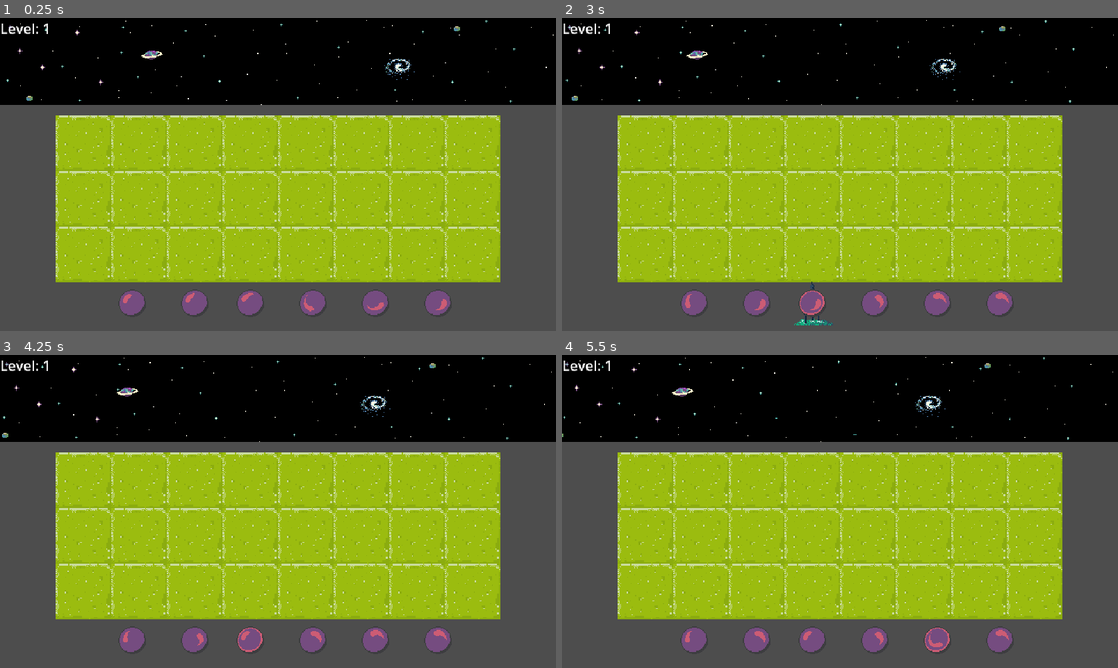
Above: before the commit, frames 1-4 (two rows, left to right).
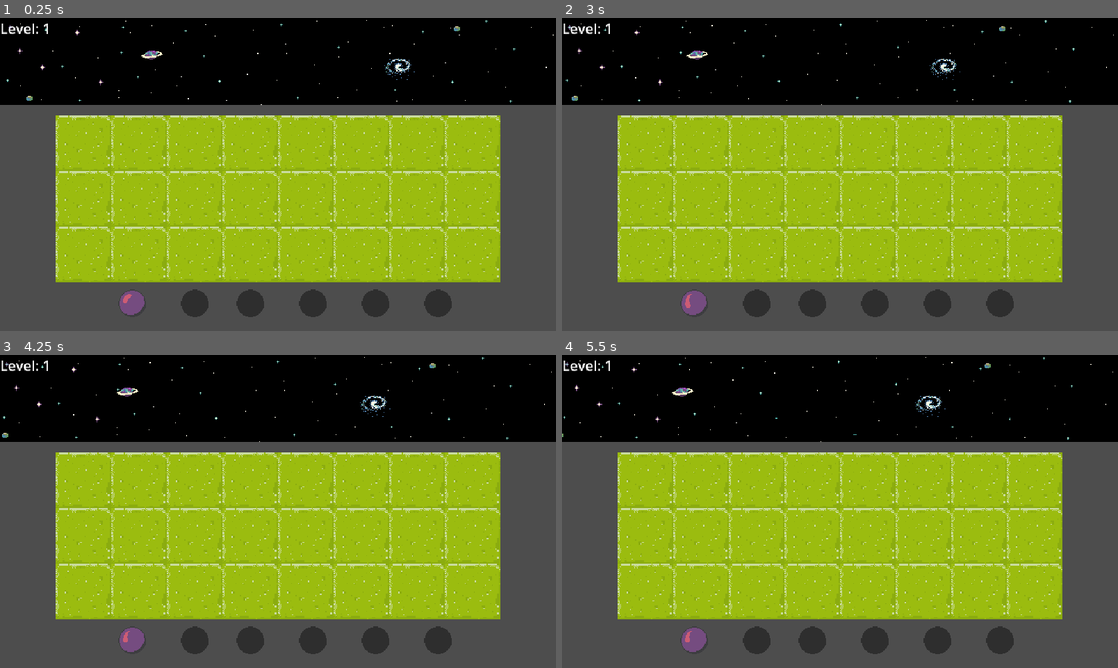
Above: after the commit, the same moments.

Repository: schnuet/ld-54-space-garden
Game: Godot game, scene res://scenes/MainScene.tscn
Two runs of this game, one before a commit and one after it. Both use one fixed random seed, a clock stepped at 60 frames per second and the inputs below.
Inputs (mouse positions are in pixels of both pictures, inside the frame that each line leads up to):
- Up to frame 1 (0.25 s): no input
- Up to frame 2 (3 s): move the mouse to (695, 302) at 0.52 s; click (695, 302) at 0.67 s; move the mouse to (701, 309) at 1.27 s; click (701, 309) at 1.42 s; move the mouse to (756, 302) at 2.02 s; click (756, 302) at 2.17 s; move the mouse to (812, 302) at 2.77 s; click (812, 302) at 2.92 s
- Up to frame 3 (4.25 s): move the mouse to (250, 646) at 3.52 s; click (250, 646) at 3.67 s
- Up to frame 4 (5.5 s): move the mouse to (873, 639) at 4.27 s; click (873, 639) at 4.42 s; move the mouse to (940, 639) at 5.02 s; click (940, 639) at 5.17 s

The runs differ from the first frame. In frame 1, 1.4% of the frame differs, in the area x 32-81%, y 87-95%; in frame 2, 1.5%, in the area x 32-81%, y 84-99%; in frame 3, 1.4%; in frame 4, 1.4%.

Commit message:
buttons

Diff:
--- a/scenes/MainScene.gd
+++ b/scenes/MainScene.gd
@@ -1,5 +1,38 @@
 extends Node2D
 
+func _ready():
+	Game.connect("cursor_mode_changed", _on_cursor_mode_changed);
+
+	$Menu/PlantButtonStan.disable();
+	$Menu/PlantButtonJeff.disable();
+	$Menu/PlantButtonAssi.disable();
+	$Menu/PlantButtonFrank.disable();
+	$Menu/PlantButtonToni.disable();
+
+func _process(delta):
+	if $CursorImage.visible == true:
+		$CursorImage.global_position = get_global_mouse_position();
 
 func _on_plant_map_level_changed(level_index):
 	$LevelIndex.text = "Level: " + str(level_index + 1);
+
+	if level_index == 1:
+		$Menu/PlantButtonStan.enable();
+		$Menu/PlantButtonJeff.enable();
+	if level_index == 2:
+		$Menu/PlantButtonAssi.enable();
+	if level_index == 3:
+		$Menu/PlantButtonFrank.enable();
+	if level_index == 4:
+		$Menu/PlantButtonToni.enable();
+
+func _on_cursor_mode_changed(mode):
+	var node_path = "Menu/PlantButton" + mode + "/AnimatedSprite2D";
+	if has_node(node_path):
+		var sprite = get_node(node_path);
+		$CursorImage.sprite_frames = sprite.sprite_frames;
+		$CursorImage.show();
+		$CursorImage.play();
+
+	else:
+		$CursorImage.hide();
--- a/scenes/MainScene.tscn
+++ b/scenes/MainScene.tscn
@@ -969,4 +969,8 @@
 sprite_frames = SubResource("SpriteFrames_kw3fg")
 animation = &"hover"
 
+[node name="CursorImage" type="AnimatedSprite2D" parent="."]
+visible = false
+modulate = Color(1, 1, 1, 0.482353)
+
 [connection signal="level_changed" from="PlantMap" to="." method="_on_plant_map_level_changed"]
--- a/scenes/PlantButton/PlantButton.gd
+++ b/scenes/PlantButton/PlantButton.gd
@@ -3,6 +3,7 @@
 @export var plant_type: String = "";
 
 var custom_speed = 1.0;
+var disabled = false;
 
 func _ready():
 	custom_speed += randf() * 0.2 - 0.1;
@@ -15,6 +16,9 @@
 	connect("mouse_exited", _on_mouse_exit);
 
 func _on_input_event(viewport, event, shape_idx):
+	if disabled:
+		return;
+
 	# CLICK HANDLER!
 	if event is InputEventMouseButton and event.is_pressed():
 		get_viewport().set_input_as_handled();
@@ -33,3 +37,11 @@
 		$AnimatedSprite2D.animation = "default";
 		$AnimatedSprite2D.speed_scale = custom_speed;
 		$AnimatedSprite2D.frame = f;
+
+func disable():
+	disabled = true;
+	modulate = Color(0, 0, 0, 0.4);
+
+func enable():
+	disabled = false;
+	modulate = Color.WHITE;
--- a/scenes/PlantMap/PlantMap.gd
+++ b/scenes/PlantMap/PlantMap.gd
@@ -77,8 +77,8 @@
 	# position build cursor
 	var mouse_tile_pos = get_mouse_tile_pos();
 	var tile_pos = Vector2i(
-		clamp(mouse_tile_pos.x, 0, 17),
-		clamp(mouse_tile_pos.y, 0, 11)
+		clamp(mouse_tile_pos.x, 0, 7),
+		clamp(mouse_tile_pos.y, 0, 2)
 	);
 
 	if is_cursor_plant_colliding():
@@ -158,7 +158,6 @@
 
 	var plant_in_cursor = $BuildCursor.get_child(0);
 	if plant_in_cursor == null or not (plant_in_cursor is Area2D):
-		print("no plant in cursor");
 		return false;
 
 	# is place here???
